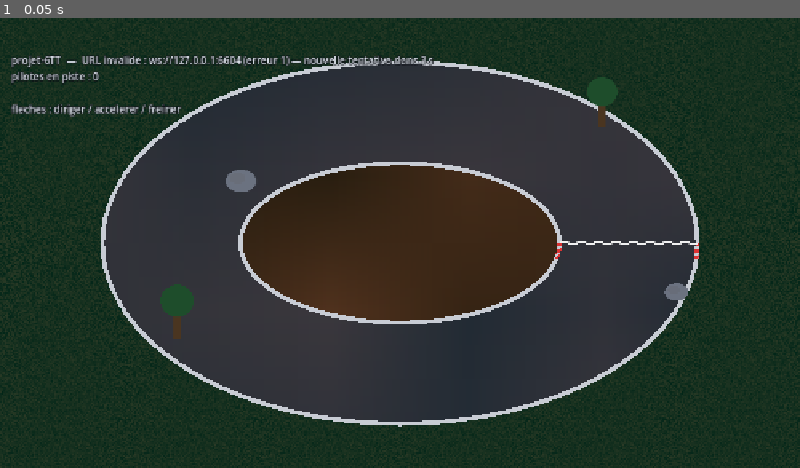
Above: before the commit, frame 1.
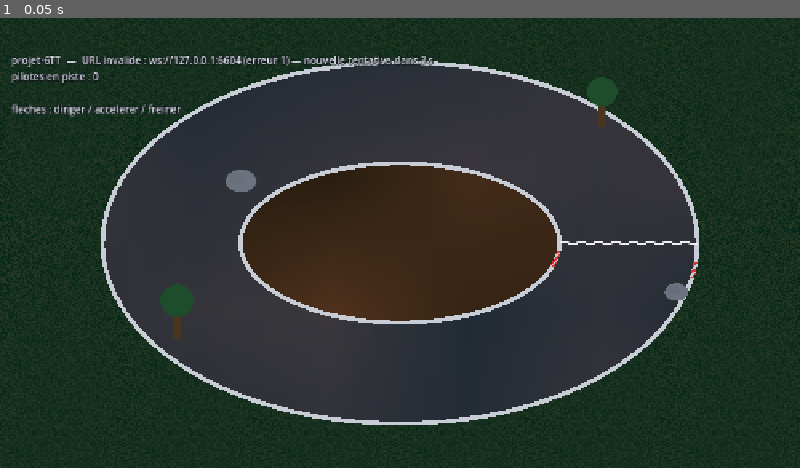
Above: after the commit, the same moment.

Repository: olegrand1976/6TT-2026-2027
Game: Godot game, scene res://scenes/main.tscn
The game is run twice, just before and just after one commit, with the same random seed, the same clock (stepped at 60 frames per second) and the same inputs.
Inputs:
- Up to frame 1 (0.05 s): no input

The runs differ from the first frame. In frame 1, 0.1% of the frame differs, in the area x 12-88%, y 9-91%.

Commit message:
Branche CarSpecs serveur et aligne les kerbs sur la grille monde.
Le tick réseau applique default_car.tres par peer (physique + rayon collision) ; les bordures elliptiques tournent leur point de départ pour la phase texture.

Co-authored-by: Cursor <cursoragent@cursor.com>

Diff:
--- a/godot/scripts/client/world/track/track_element.gd
+++ b/godot/scripts/client/world/track/track_element.gd
@@ -164,6 +164,9 @@
 	if outer == null or inner == null:
 		return
 	var tex := _resolved_texture(TEX_KERB)
+	var start_angle := _kerb_start_angle(outer, tex, Track.OUTER)
+	var outer_pts := Track.ellipse_points(Track.OUTER, 96, start_angle)
+	var inner_pts := Track.ellipse_points(Track.INNER, 96, start_angle)
 	for line in [outer, inner]:
 		line.texture = tex
 		line.texture_mode = Line2D.LINE_TEXTURE_TILE
@@ -171,8 +174,25 @@
 		line.closed = true
 		line.joint_mode = Line2D.LINE_JOINT_ROUND
 		apply_modulate(line, Track.KERB)
-	outer.points = Track.ellipse_points(Track.OUTER)
-	inner.points = Track.ellipse_points(Track.INNER)
+	outer.points = outer_pts
+	inner.points = inner_pts
+
+
+## Décale le début de l'ellipse pour rapprocher la phase du carrelage kerb de la grille monde.
+static func _kerb_start_angle(line: Line2D, tex: Texture2D, radii: Vector2) -> float:
+	if tex == null:
+		return 0.0
+	var tile := texture_size(tex)
+	if tile.x <= 0.0:
+		return 0.0
+	var anchor := line.to_global(Vector2(radii.x, 0.0))
+	var phase_px := fmod(anchor.x, tile.x)
+	if phase_px < 0.0:
+		phase_px += tile.x
+	var avg_r := (radii.x + radii.y) * 0.5
+	if avg_r <= 0.0:
+		return 0.0
+	return phase_px / avg_r
 
 
 func _apply_start_line() -> void:
--- a/godot/scripts/network/net.gd
+++ b/godot/scripts/network/net.gd
@@ -12,6 +12,7 @@
 ## Simulation réseau à pas fixe (indépendant du FPS d'affichage).
 const TICK_RATE := 30.0
 const STEP := 1.0 / TICK_RATE
+const DEFAULT_CAR_SPECS: CarSpecs = preload("res://resources/cars/default_car.tres")
 
 ## Emis sur le client a chaque instantane recu du serveur.
 signal snapshot_received
@@ -24,6 +25,8 @@
 var _inputs: Dictionary = {}
 ## Serveur : ordre d'arrivee, pour attribuer les places sur la grille.
 var _grid_index: Dictionary = {}
+## Serveur : peer_id -> profil gameplay (même `.tres` que le client par défaut).
+var _specs_by_peer: Dictionary = {}
 
 ## Client : dernier instantane recu, peer_id -> CarState.
 var remote_cars: Dictionary = {}
@@ -55,12 +58,18 @@
 	car.reset(_grid_index.get(peer_id, cars.size()))
 	cars[peer_id] = car
 	_inputs[peer_id] = Vector2.ZERO
+	_specs_by_peer[peer_id] = DEFAULT_CAR_SPECS
 
 
 func remove_car(peer_id: int) -> void:
 	cars.erase(peer_id)
 	_inputs.erase(peer_id)
 	_grid_index.erase(peer_id)
+	_specs_by_peer.erase(peer_id)
+
+
+func car_specs_for(peer_id: int) -> CarSpecs:
+	return _specs_by_peer.get(peer_id, DEFAULT_CAR_SPECS) as CarSpecs
 
 
 func reserve_grid_slot(peer_id: int) -> void:
@@ -80,8 +89,9 @@
 	_tick += 1
 	ensure_obstacles_loaded()
 	for peer_id in cars:
-		CarPhysics.step(cars[peer_id], _inputs.get(peer_id, Vector2.ZERO), STEP)
-	TrackCollision.resolve_tick(cars, _obstacles)
+		var specs := car_specs_for(peer_id)
+		CarPhysics.step(cars[peer_id], _inputs.get(peer_id, Vector2.ZERO), STEP, specs)
+	TrackCollision.resolve_tick(cars, _obstacles, _specs_by_peer)
 
 	if cars.is_empty():
 		return
--- a/godot/scripts/shared/car_specs.gd
+++ b/godot/scripts/shared/car_specs.gd
@@ -1,7 +1,7 @@
 ## Profil voiture (fichier `.tres` éditable dans Godot).
 ##
 ## Côté client : `car_view.gd` lit dimensions / apparence.
-## Côté serveur : brancher la même Resource dans `CarPhysics.step(..., specs)` (TODO net.gd).
+## Côté serveur : `net.gd` passe la même Resource à `CarPhysics.step` et aux collisions.
 ##
 ## Les défauts gameplay reprennent `CarPhysics` pour une seule source de vérité.
 class_name CarSpecs
@@ -25,3 +25,8 @@
 @export var accel := CarPhysics.ACCEL
 @export var brake := CarPhysics.BRAKE
 @export var turn_rate := CarPhysics.TURN_RATE
+
+
+## Rayon hitbox serveur (cercle) — aligné dimensions + `TrackCollision`.
+func collision_radius() -> float:
+	return maxf(body_length, body_width) * 0.5
--- a/godot/scripts/shared/track.gd
+++ b/godot/scripts/shared/track.gd
@@ -46,9 +46,9 @@
 
 
 ## Points d'une ellipse, pour le rendu et rien d'autre.
-static func ellipse_points(radii: Vector2, segments: int = 96) -> PackedVector2Array:
+static func ellipse_points(radii: Vector2, segments: int = 96, start_angle: float = 0.0) -> PackedVector2Array:
 	var points := PackedVector2Array()
 	for i in segments:
-		var a := TAU * float(i) / float(segments)
+		var a := start_angle + TAU * float(i) / float(segments)
 		points.push_back(Vector2(cos(a) * radii.x, sin(a) * radii.y))
 	return points
--- a/godot/scripts/shared/track_collision.gd
+++ b/godot/scripts/shared/track_collision.gd
@@ -5,7 +5,7 @@
 class_name TrackCollision
 extends RefCounted
 
-## Hitbox voiture simplifiée (cercle). À rapprocher de `CarSpecs` plus tard.
+## Fallback si aucun `CarSpecs` pour ce peer (aligné `default_car.tres`).
 const CAR_RADIUS := 13.0
 const CAR_CAR_PASSES := 2
 const TRACK_SCENE := preload("res://scenes/client/world/track/track.tscn")
@@ -33,34 +33,51 @@
 		_collect_markers(child, out)
 
 
-static func resolve_tick(cars: Dictionary, obstacles: Array[TrackObstacle]) -> void:
+static func resolve_tick(
+	cars: Dictionary, obstacles: Array[TrackObstacle], specs_by_peer: Dictionary = {}
+) -> void:
 	if cars.is_empty():
 		return
 	for _pass in CAR_CAR_PASSES:
-		_resolve_car_car(cars)
+		_resolve_car_car(cars, specs_by_peer)
 	for peer_id in cars:
 		var car: CarState = cars[peer_id]
+		var car_radius := _car_radius(car, specs_by_peer)
 		for obs in obstacles:
 			match obs.kind:
 				TrackObstacle.Kind.CIRCLE:
-					_push_circle(car, obs.position, obs.radius + CAR_RADIUS)
+					_push_circle(car, obs.position, obs.radius + car_radius)
 				TrackObstacle.Kind.SEGMENT:
-					_push_segment(car, obs)
+					_push_segment(car, obs, car_radius)
 				_:
 					assert(false, "TrackObstacle kind inattendu : %d" % int(obs.kind))
 		CarPhysics.enforce_track_bounds(car)
 
 
-static func _resolve_car_car(cars: Dictionary) -> void:
+static func _car_radius(car: CarState, specs_by_peer: Dictionary) -> float:
+	if specs_by_peer.has(car.peer_id):
+		var specs: CarSpecs = specs_by_peer[car.peer_id]
+		return specs.collision_radius()
+	return CAR_RADIUS
+
+
+static func _resolve_car_car(cars: Dictionary, specs_by_peer: Dictionary) -> void:
 	var ids: Array = cars.keys()
 	for i in ids.size():
 		for j in range(i + 1, ids.size()):
-			_push_cars_apart(cars[ids[i]] as CarState, cars[ids[j]] as CarState)
+			var a := cars[ids[i]] as CarState
+			var b := cars[ids[j]] as CarState
+			_push_cars_apart(
+				a,
+				b,
+				_car_radius(a, specs_by_peer),
+				_car_radius(b, specs_by_peer),
+			)
 
 
-static func _push_cars_apart(a: CarState, b: CarState) -> void:
+static func _push_cars_apart(a: CarState, b: CarState, radius_a: float, radius_b: float) -> void:
 	var delta := b.pos - a.pos
-	var min_dist := CAR_RADIUS * 2.0
+	var min_dist := radius_a + radius_b
 	var dist_sq := delta.length_squared()
 	if dist_sq >= min_dist * min_dist or dist_sq < 0.001:
 		return
@@ -84,14 +101,14 @@
 	_dampen_car(car)
 
 
-static func _push_segment(car: CarState, obs: TrackObstacle) -> void:
+static func _push_segment(car: CarState, obs: TrackObstacle, car_radius: float) -> void:
 	var half := obs.segment_length * 0.5
 	var forward := Vector2(cos(obs.rotation), sin(obs.rotation))
 	var start := obs.position - forward * half
 	var end := obs.position + forward * half
 	var closest := _closest_on_segment(car.pos, start, end)
 	var delta := car.pos - closest
-	var limit := CAR_RADIUS + obs.segment_thickness * 0.5
+	var limit := car_radius + obs.segment_thickness * 0.5
 	var dist_sq := delta.length_squared()
 	if dist_sq >= limit * limit or dist_sq < 0.001:
 		return
Not shown, changed: docs/CODE-GODOT.md
